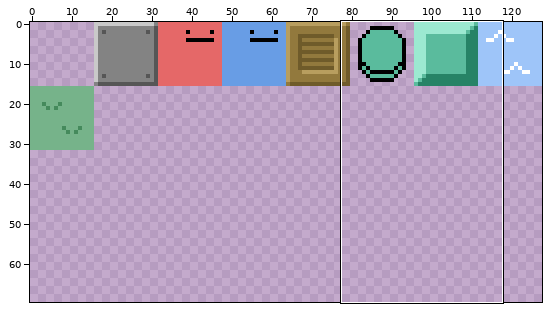
File history of a sprite sheet, assets/images/tiles.png. Above, an overview of the earlier version with the close-up marked.
Close-up. Before the edit:
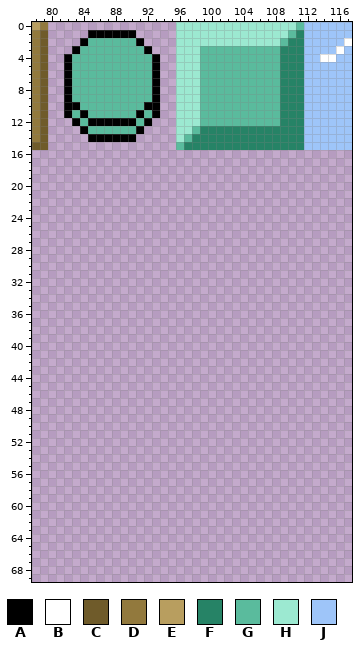
The file is 128x128 pixels. Shown: x 78..117, y 0..69. The wide view leaves out empty margins.
Palette (. is transparent): A #000000  B #ffffff  C #6f5b2a  D #92793d  E #b89e5f  F #268366  G #5abb9d  H #9ce9d1  J #9ec5f9
After:
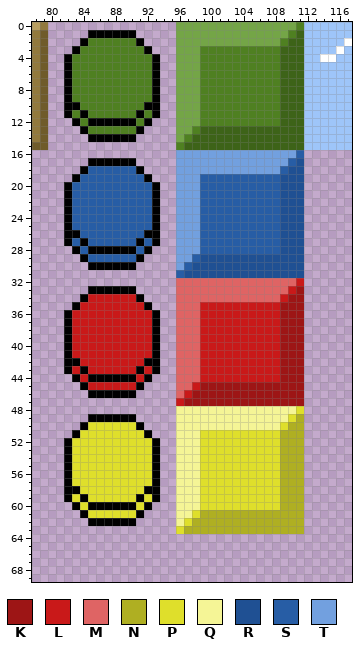
Colours new in this view: K #9d1515  L #c91919  M #df6464  N #afaf22  P #dfdf2b  Q #f5f596  R #1f5093  S #275da5  T #72a0df
Diff:
@@ palette @@
-F #268366
+F #3d6318
-G #5abb9d
+G #4f8021
-H #9ce9d1
+H #74a547
@@ x 78..117 @@
 15 CC................GFFFFFFFFFFFFFFFJJJJJJ
-16 ........................................
-17 ........................................
-18 ........................................
-19 ........................................
-20 ........................................
-21 ........................................
-22 ........................................
-23 ........................................
-24 ........................................
-25 ........................................
-26 ........................................
-27 ........................................
-28 ........................................
-29 ........................................
-30 ........................................
-31 ........................................
-32 ........................................
-33 ........................................
-34 ........................................
-35 ........................................
-36 ........................................
-37 ........................................
-38 ........................................
-39 ........................................
-40 ........................................
-41 ........................................
-42 ........................................
-43 ........................................
-44 ........................................
-45 ........................................
-46 ........................................
-47 ........................................
-48 ........................................
-49 ........................................
-50 ........................................
-51 ........................................
-52 ........................................
-53 ........................................
-54 ........................................
-55 ........................................
-56 ........................................
-57 ........................................
-58 ........................................
-59 ........................................
-60 ........................................
-61 ........................................
-62 ........................................
-63 ........................................
+16 ..................TTTTTTTTTTTTTTTS......
+17 .......AAAAAA.....TTTTTTTTTTTTTTSR......
+18 ......ASSSSSSA....TTTTTTTTTTTTTSRR......
+19 .....ASSSSSSSSA...TTTSSSSSSSSSSRRR......
+20 ....ASSSSSSSSSSA..TTTSSSSSSSSSSRRR......
+21 ....ASSSSSSSSSSA..TTTSSSSSSSSSSRRR......
+22 ....ASSSSSSSSSSA..TTTSSSSSSSSSSRRR......
+23 ....ASSSSSSSSSSA..TTTSSSSSSSSSSRRR......
+24 ....ASSSSSSSSSSA..TTTSSSSSSSSSSRRR......
+25 ....ASSSSSSSSSSA..TTTSSSSSSSSSSRRR......
+26 ....AASSSSSSSSAA..TTTSSSSSSSSSSRRR......
+27 ....ASASSSSSSASA..TTTSSSSSSSSSSRRR......
+28 .....ASAAAAAASA...TTTSSSSSSSSSSRRR......
+29 ......ASSSSSSA....TTSRRRRRRRRRRRRR......
+30 .......AAAAAA.....TSRRRRRRRRRRRRRR......
+31 ..................SRRRRRRRRRRRRRRR......
+32 ..................MMMMMMMMMMMMMMML......
+33 .......AAAAAA.....MMMMMMMMMMMMMMLK......
+34 ......ALLLLLLA....MMMMMMMMMMMMMLKK......
+35 .....ALLLLLLLLA...MMMLLLLLLLLLLKKK......
+36 ....ALLLLLLLLLLA..MMMLLLLLLLLLLKKK......
+37 ....ALLLLLLLLLLA..MMMLLLLLLLLLLKKK......
+38 ....ALLLLLLLLLLA..MMMLLLLLLLLLLKKK......
+39 ....ALLLLLLLLLLA..MMMLLLLLLLLLLKKK......
+40 ....ALLLLLLLLLLA..MMMLLLLLLLLLLKKK......
+41 ....ALLLLLLLLLLA..MMMLLLLLLLLLLKKK......
+42 ....AALLLLLLLLAA..MMMLLLLLLLLLLKKK......
+43 ....ALALLLLLLALA..MMMLLLLLLLLLLKKK......
+44 .....ALAAAAAALA...MMMLLLLLLLLLLKKK......
+45 ......ALLLLLLA....MMLKKKKKKKKKKKKK......
+46 .......AAAAAA.....MLKKKKKKKKKKKKKK......
+47 ..................LKKKKKKKKKKKKKKK......
+48 ..................QQQQQQQQQQQQQQQP......
+49 .......AAAAAA.....QQQQQQQQQQQQQQPN......
+50 ......APPPPPPA....QQQQQQQQQQQQQPNN......
+51 .....APPPPPPPPA...QQQPPPPPPPPPPNNN......
+52 ....APPPPPPPPPPA..QQQPPPPPPPPPPNNN......
+53 ....APPPPPPPPPPA..QQQPPPPPPPPPPNNN......
+54 ....APPPPPPPPPPA..QQQPPPPPPPPPPNNN......
+55 ....APPPPPPPPPPA..QQQPPPPPPPPPPNNN......
+56 ....APPPPPPPPPPA..QQQPPPPPPPPPPNNN......
+57 ....APPPPPPPPPPA..QQQPPPPPPPPPPNNN......
+58 ....AAPPPPPPPPAA..QQQPPPPPPPPPPNNN......
+59 ....APAPPPPPPAPA..QQQPPPPPPPPPPNNN......
+60 .....APAAAAAAPA...QQQPPPPPPPPPPNNN......
+61 ......APPPPPPA....QQPNNNNNNNNNNNNN......
+62 .......AAAAAA.....QPNNNNNNNNNNNNNN......
+63 ..................PNNNNNNNNNNNNNNN......
 64 ........................................
Changed places in both close-ups, as pixel boxes (x1, y1, x2, y2):
changed: (64, 22, 304, 534)
